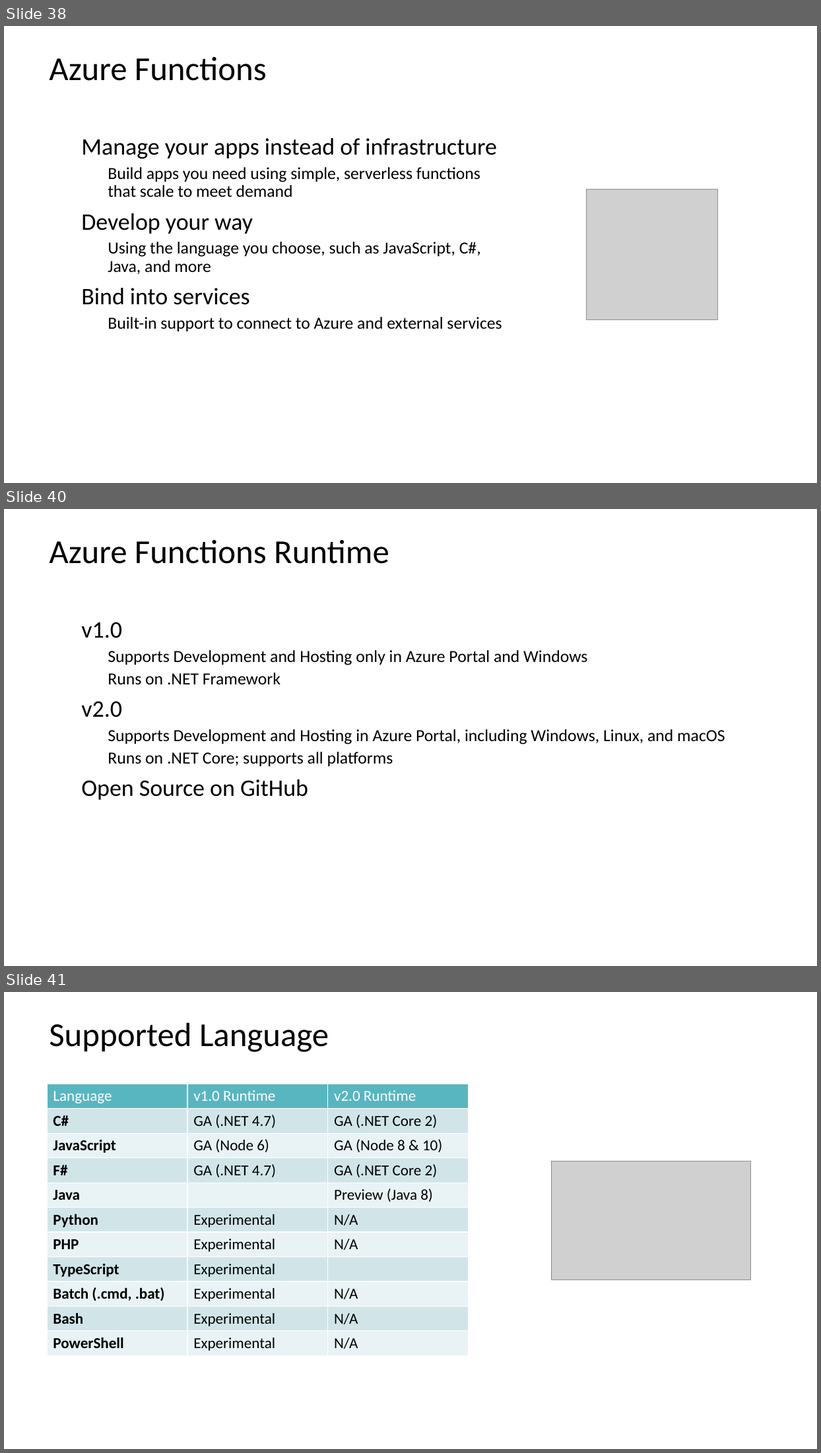
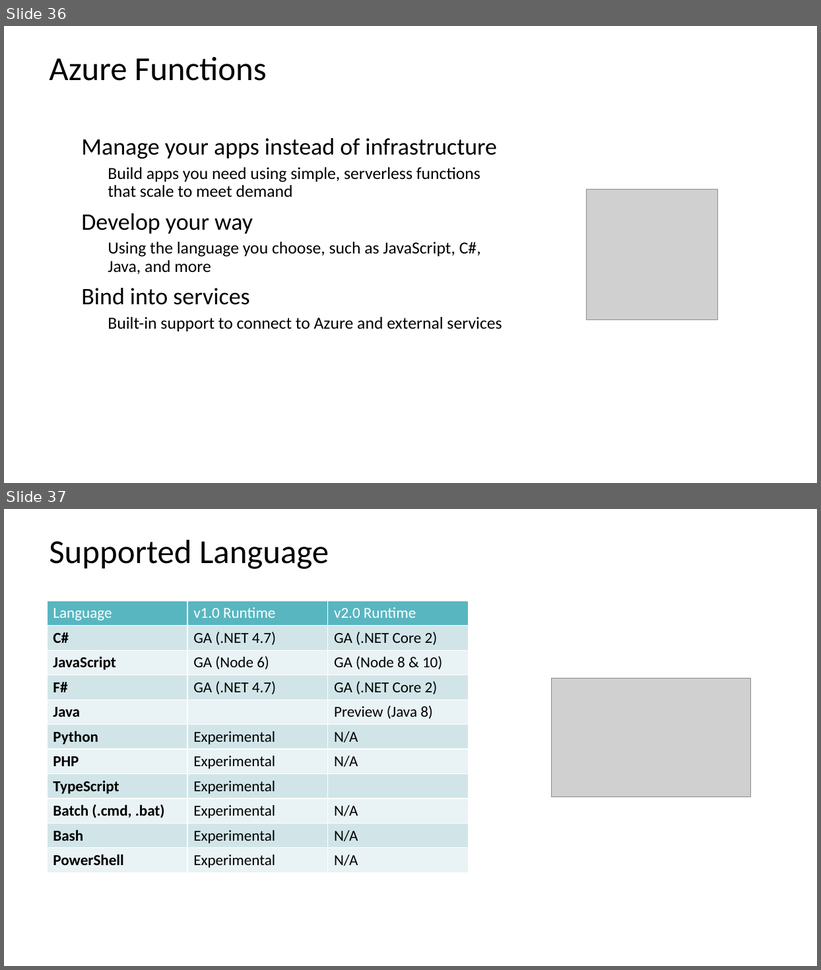
Before and after one commit to warrendt/cloudfridays, a slide deck: content/Azure Fundamentals/1. Understand cloud concepts/2. The differences between Iaas, Paas and Saas.pptx. Shown one above the other, each under a label of ours: slides 38, 40 and 41 before the commit, slides 36 and 37 after it; the slides between them are not shown. The pictures are 821x1453 and 821x970 pixels, drawn with LibreOffice and Linux fonts; fonts in the diff are those of the drawing; grey boxes stand for pictures; background and template pictures are left out. Boxes give left, top, right and bottom in pixels: in the first picture for what was removed or moved away, otherwise in the second. Text is boxed around its words. In the diff, an @@ line names an element or a change of style, - is before the commit and + after.

```diff
--- a/content/Azure Fundamentals/1. Understand cloud concepts/2. The differences between Iaas, Paas and Saas.pptx
+++ b/content/Azure Fundamentals/1. Understand cloud concepts/2. The differences between Iaas, Paas and Saas.pptx
@@ slide 40 removed at (4, 509, 817, 966), background #FFFFFF @@
@@ title removed at (49, 540, 389, 564) @@
-Azure Functions Runtime
@@ text removed at (81, 622, 725, 800) @@
-• v1.0
-  • Supports Development and Hosting only in Azure Portal and Windows
-  • Runs on .NET Framework
-• v2.0
-  • Supports Development and Hosting in Azure Portal, including Windows, Linux, and macOS
-  • Runs on .NET Core; supports all platforms
-• Open Source on GitHub
@@ what was slide 38 is now slide 36 @@
@@ what was slide 41 is now slide 37 @@
```
Also in this commit, not shown: 1 slide changed, 4 other slides removed, 1 other file.
